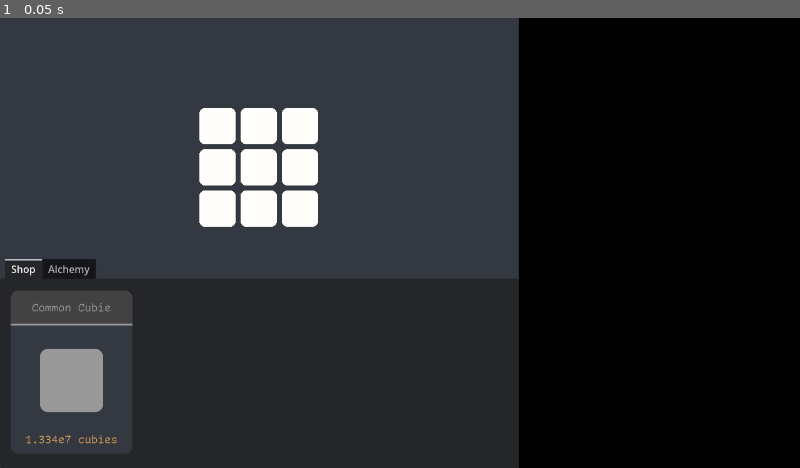
Above: before the commit, frame 1.
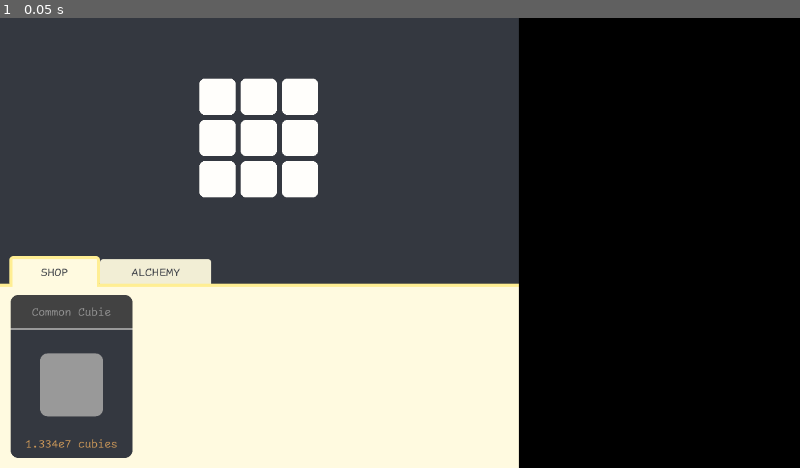
Above: after the commit, the same moment.

Repository: Logikable/GMTK2024
Game: Godot game, scene res://scenes/game.tscn
Two runs of this game, one before a commit and one after it. Both use one fixed random seed, a clock stepped at 60 frames per second and the inputs below.
Inputs:
- Up to frame 1 (0.05 s): no input

The runs differ from the first frame. In frame 1, 26% of the frame differs, in the area x 0-65%, y 13-100%.

Commit message:
Updated menu theme

Diff:
--- a/scenes/game.tscn
+++ b/scenes/game.tscn
@@ -1,10 +1,62 @@
-[gd_scene load_steps=5 format=3 uid="uid://cf4pd876vyqfc"]
+[gd_scene load_steps=14 format=3 uid="uid://cf4pd876vyqfc"]
 
 [ext_resource type="PackedScene" uid="uid://c35n6g5dqft6e" path="res://scenes/grid.tscn" id="1_oinuk"]
 [ext_resource type="PackedScene" uid="uid://b0rv4c1oc7yrc" path="res://scenes/card.tscn" id="2_ehw0x"]
+[ext_resource type="FontFile" uid="uid://c48agdebe6v1w" path="res://fonts/ComicCodeLigaturesNFFixed-Regular.ttf" id="2_xktb0"]
 
 [sub_resource type="StyleBoxFlat" id="StyleBoxFlat_gv1x0"]
 bg_color = Color(0.203922, 0.219608, 0.25098, 1)
+
+[sub_resource type="Theme" id="Theme_d5wy5"]
+default_font = ExtResource("2_xktb0")
+default_font_size = 18
+
+[sub_resource type="StyleBoxEmpty" id="StyleBoxEmpty_p7m1s"]
+
+[sub_resource type="StyleBoxFlat" id="StyleBoxFlat_hkfyx"]
+bg_color = Color(1, 0.980392, 0.878431, 1)
+border_width_top = 5
+border_color = Color(1, 0.933333, 0.576471, 1)
+
+[sub_resource type="StyleBoxFlat" id="StyleBoxFlat_57o7h"]
+content_margin_left = 50.0
+content_margin_top = 0.0
+content_margin_right = 50.0
+content_margin_bottom = 0.0
+bg_color = Color(1, 0.980392, 0.878431, 1)
+border_width_left = 5
+border_width_top = 5
+border_width_right = 5
+border_width_bottom = 1
+border_color = Color(1, 0.933333, 0.576471, 1)
+corner_radius_top_left = 5
+corner_radius_top_right = 5
+expand_margin_top = 5.0
+
+[sub_resource type="StyleBoxFlat" id="StyleBoxFlat_gcun3"]
+content_margin_left = 50.0
+content_margin_top = 0.0
+content_margin_right = 50.0
+content_margin_bottom = 0.0
+bg_color = Color(1, 0.980392, 0.878431, 1)
+corner_radius_top_left = 5
+corner_radius_top_right = 5
+
+[sub_resource type="StyleBoxFlat" id="StyleBoxFlat_iyq20"]
+content_margin_left = 50.0
+content_margin_top = 0.0
+content_margin_right = 50.0
+content_margin_bottom = 0.0
+bg_color = Color(0.95, 0.931, 0.836, 1)
+border_color = Color(0.956863, 0.913725, 1, 1)
+corner_radius_top_left = 5
+corner_radius_top_right = 5
+
+[sub_resource type="StyleBoxFlat" id="StyleBoxFlat_d7m7w"]
+bg_color = Color(1, 0.980392, 0.878431, 1)
+
+[sub_resource type="StyleBoxFlat" id="StyleBoxFlat_0isn0"]
+bg_color = Color(1, 0.980392, 0.878431, 1)
 
 [sub_resource type="StyleBoxFlat" id="StyleBoxFlat_88470"]
 bg_color = Color(0, 0, 0, 1)
@@ -17,7 +69,7 @@
 
 [node name="LeftNode" type="Control" parent="."]
 anchors_preset = 0
-offset_right = 800.0
+offset_right = 830.0
 offset_bottom = 720.0
 
 [node name="GridNode" type="Control" parent="LeftNode"]
@@ -28,17 +80,16 @@
 
 [node name="Grid" parent="LeftNode/GridNode" instance=ExtResource("1_oinuk")]
 layout_mode = 1
-anchors_preset = 8
-anchor_left = 0.5
-anchor_top = 0.5
-anchor_right = 0.5
-anchor_bottom = 0.5
-offset_left = -100.0
-offset_top = -100.0
-offset_right = 100.0
-offset_bottom = 100.0
+anchors_preset = -1
+anchor_left = 0.379518
+anchor_top = 0.19375
+anchor_right = 0.620482
+anchor_bottom = 0.610417
+offset_right = 0.0
+offset_bottom = 0.0
 grow_horizontal = 2
 grow_vertical = 2
+metadata/_edit_use_anchors_ = true
 
 [node name="PanelContainer" type="PanelContainer" parent="LeftNode/GridNode"]
 z_index = -1
@@ -46,6 +97,7 @@
 anchors_preset = 15
 anchor_right = 1.0
 anchor_bottom = 1.0
+offset_right = 1.0
 offset_bottom = 240.0
 grow_horizontal = 2
 grow_vertical = 2
@@ -56,13 +108,24 @@
 offset_top = 386.0
 offset_right = 830.0
 offset_bottom = 720.0
+theme = SubResource("Theme_d5wy5")
+theme_override_colors/font_unselected_color = Color(0.203922, 0.219608, 0.25098, 1)
+theme_override_colors/font_hovered_color = Color(0.203922, 0.219608, 0.25098, 1)
+theme_override_colors/font_selected_color = Color(0.203922, 0.219608, 0.25098, 1)
+theme_override_constants/side_margin = 15
+theme_override_styles/tab_focus = SubResource("StyleBoxEmpty_p7m1s")
+theme_override_styles/panel = SubResource("StyleBoxFlat_hkfyx")
+theme_override_styles/tab_selected = SubResource("StyleBoxFlat_57o7h")
+theme_override_styles/tab_hovered = SubResource("StyleBoxFlat_gcun3")
+theme_override_styles/tab_unselected = SubResource("StyleBoxFlat_iyq20")
 current_tab = 0
+tab_focus_mode = 0
 
-[node name="Shop" type="Control" parent="LeftNode/Menu"]
+[node name="SHOP" type="Control" parent="LeftNode/Menu"]
 layout_mode = 2
 metadata/_tab_index = 0
 
-[node name="Cards" type="HBoxContainer" parent="LeftNode/Menu/Shop"]
+[node name="Cards" type="HBoxContainer" parent="LeftNode/Menu/SHOP"]
 layout_mode = 1
 anchors_preset = 15
 anchor_right = 1.0
@@ -71,16 +134,16 @@
 grow_vertical = 2
 theme_override_constants/separation = 17
 
-[node name="DummyNode" type="Control" parent="LeftNode/Menu/Shop/Cards"]
+[node name="DummyNode" type="Control" parent="LeftNode/Menu/SHOP/Cards"]
 layout_mode = 2
 
-[node name="CardNode" type="Control" parent="LeftNode/Menu/Shop/Cards"]
+[node name="CardNode" type="Control" parent="LeftNode/Menu/SHOP/Cards"]
 custom_minimum_size = Vector2(250, 300)
 layout_mode = 2
 size_flags_horizontal = 3
 size_flags_vertical = 4
 
-[node name="Card" parent="LeftNode/Menu/Shop/Cards/CardNode" instance=ExtResource("2_ehw0x")]
+[node name="Card" parent="LeftNode/Menu/SHOP/Cards/CardNode" instance=ExtResource("2_ehw0x")]
 custom_minimum_size = Vector2(300, 500)
 layout_mode = 1
 anchors_preset = -1
@@ -94,10 +157,26 @@
 scale = Vector2(0.5, 0.5)
 metadata/_edit_use_anchors_ = true
 
-[node name="Alchemy" type="Control" parent="LeftNode/Menu"]
+[node name="Panel" type="Panel" parent="LeftNode/Menu/SHOP"]
+layout_mode = 0
+offset_left = 20.0
+offset_top = -10.0
+offset_right = 155.0
+offset_bottom = 3.0
+theme_override_styles/panel = SubResource("StyleBoxFlat_d7m7w")
+
+[node name="ALCHEMY" type="Control" parent="LeftNode/Menu"]
 visible = false
 layout_mode = 2
 metadata/_tab_index = 1
+
+[node name="Panel" type="Panel" parent="LeftNode/Menu/ALCHEMY"]
+layout_mode = 0
+offset_left = 165.0
+offset_top = -10.0
+offset_right = 333.0
+offset_bottom = 2.0
+theme_override_styles/panel = SubResource("StyleBoxFlat_0isn0")
 
 [node name="RightNode" type="Control" parent="."]
 anchors_preset = 0
